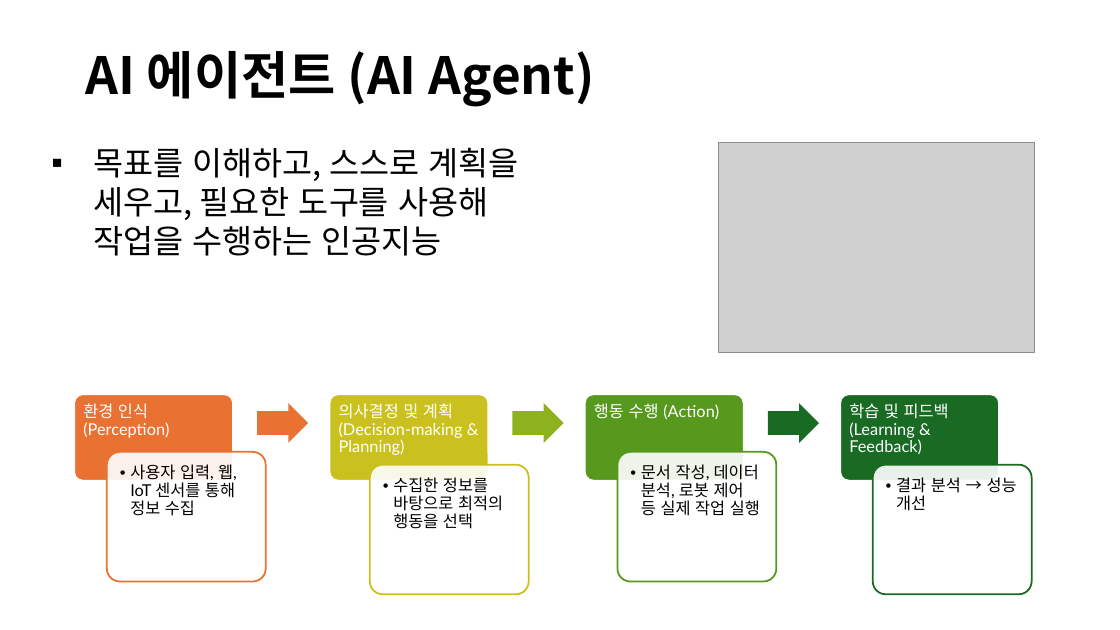
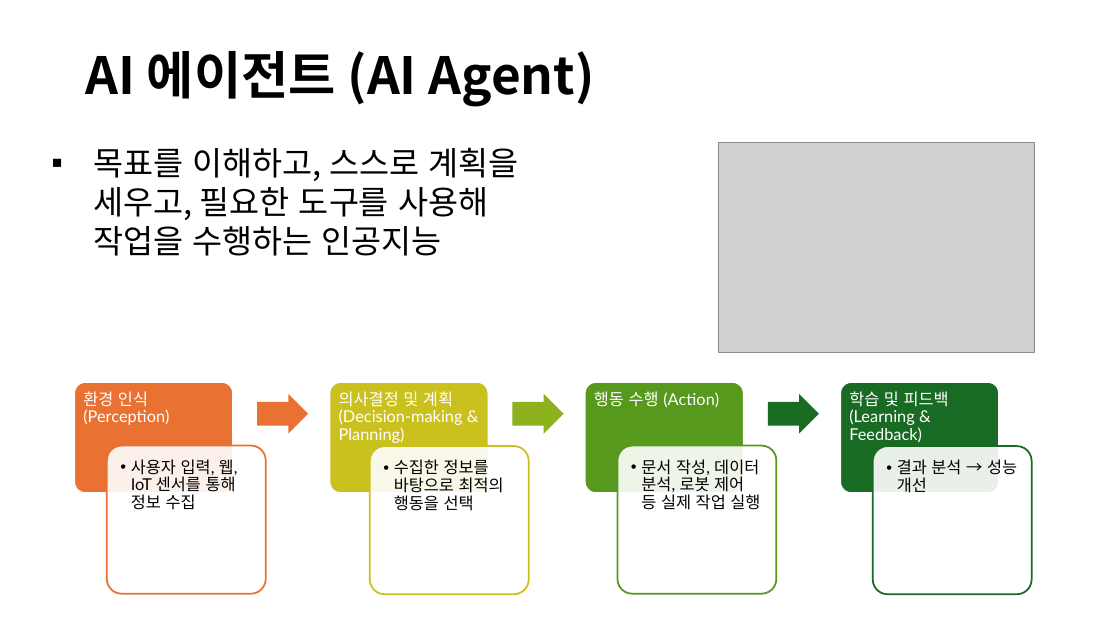
Before and after one commit to denverkim/snw, a slide deck: slide 26 of DAY3_생성형 AI 실무활용.pptx. Drawn at 1120x630 pixels with LibreOffice and Linux fonts; fonts in the diff are those of the drawing; grey boxes stand for pictures. Boxes give left, top, right and bottom in pixels: in the first picture for what was removed or moved away, otherwise in the second. Text is boxed around its words. In the diff, an @@ line names an element or a change of style, - is before the commit and + after.

```diff
--- a/DAY3_생성형 AI 실무활용.pptx
+++ b/DAY3_생성형 AI 실무활용.pptx
@@ text "환경 인식 (Perception)": place and size @@
-text "환경 인식 (Perception)" at box(83, 403, 169, 438)
+text "환경 인식 (Perception)" at box(83, 391, 169, 425)
@@ rounded rectangle: place and size @@
-rounded rectangle at box(74, 394, 233, 481)
+rounded rectangle at box(74, 382, 233, 493)
@@ text "의사결정 및 계획 (Decision-making & ...": place and size @@
-text "의사결정 및 계획 (Decision-making & ..." at box(339, 403, 463, 455)
+text "의사결정 및 계획 (Decision-making & ..." at box(339, 391, 463, 443)
@@ rounded rectangle: place and size @@
-rounded rectangle at box(329, 394, 488, 481)
+rounded rectangle at box(329, 382, 488, 493)
@@ text "행동 수행 (Action)": place and size @@
-text "행동 수행 (Action)" at box(594, 403, 719, 419)
+text "행동 수행 (Action)" at box(594, 391, 719, 407)
@@ rounded rectangle: place and size @@
-rounded rectangle at box(585, 394, 744, 481)
+rounded rectangle at box(585, 382, 744, 493)
@@ text "학습 및 피드백 (Learning & ...": place and size @@
-text "학습 및 피드백 (Learning & ..." at box(849, 403, 949, 454)
+text "학습 및 피드백 (Learning & ..." at box(849, 391, 949, 442)
@@ rounded rectangle: place and size @@
-rounded rectangle at box(840, 394, 999, 481)
+rounded rectangle at box(840, 382, 999, 493)
@@ 3 right arrows: place and size @@
-3 right arrows at box(257, 403, 819, 443)
+3 right arrows at box(257, 394, 819, 434)
@@ rounded rectangle: place and size @@
-rounded rectangle at box(107, 452, 266, 581)
+rounded rectangle at box(107, 445, 266, 593)
@@ rounded rectangle: place and size @@
-rounded rectangle at box(370, 465, 528, 594)
+rounded rectangle at box(370, 446, 528, 594)
@@ rounded rectangle: place and size @@
-rounded rectangle at box(618, 452, 776, 581)
+rounded rectangle at box(618, 445, 776, 593)
@@ rounded rectangle: place and size @@
-rounded rectangle at box(873, 465, 1032, 594)
+rounded rectangle at box(873, 446, 1032, 594)
@@ text "사용자 입력, 웹, IoT 센서를 ...": place and size @@
-text "사용자 입력, 웹, IoT 센서를 ..." at box(130, 464, 237, 516)
+text "사용자 입력, 웹, IoT 센서를 ..." at box(131, 459, 238, 510)
@@ text "수집한 정보를 바탕으로 최적의 행동을 ...": place and size @@
-text "수집한 정보를 바탕으로 최적의 행동을 ..." at box(393, 477, 503, 529)
+text "수집한 정보를 바탕으로 최적의 행동을 ..." at box(394, 459, 504, 511)
@@ text "문서 작성, 데이터 분석, 로봇 ...": place and size @@
-text "문서 작성, 데이터 분석, 로봇 ..." at box(641, 464, 760, 516)
+text "문서 작성, 데이터 분석, 로봇 ..." at box(641, 459, 760, 510)
@@ text "결과 분석 → 성능 개선": place and size @@
-text "결과 분석 → 성능 개선" at box(896, 477, 1017, 511)
+text "결과 분석 → 성능 개선" at box(897, 459, 1017, 493)
```
Also in this commit, not shown: 3 other slides changed, 4 slides added, 1 other file.
